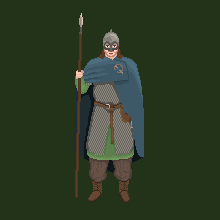
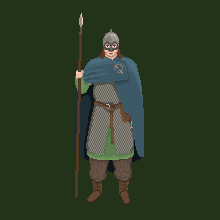
Layers edited between the first and the second w=220, h=220 image:
painted on "Background" over [87, 190, 130, 205]
